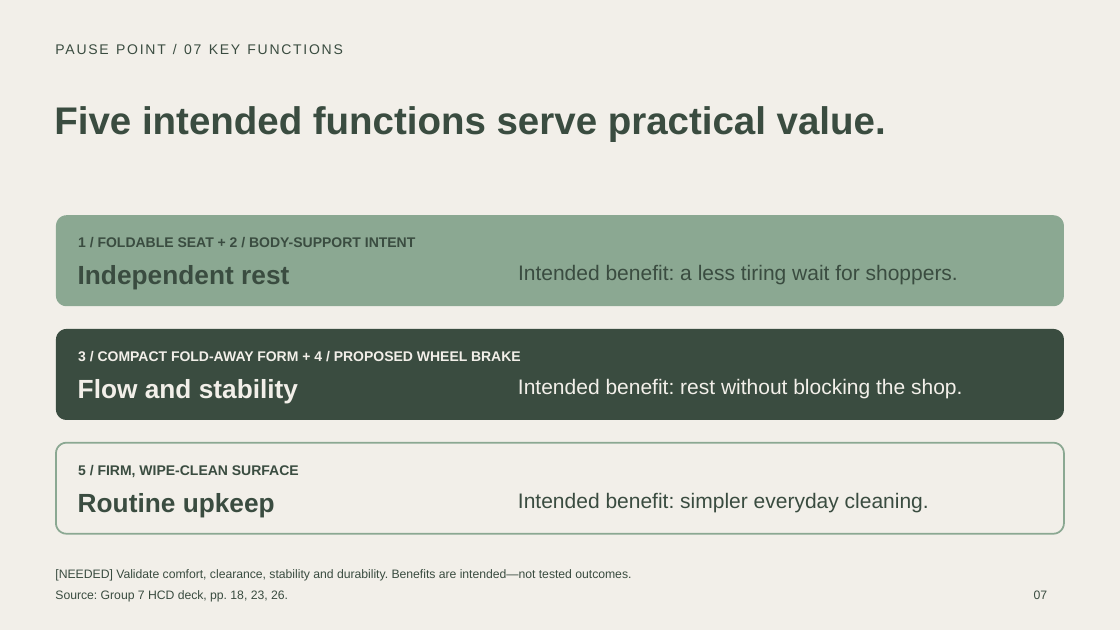
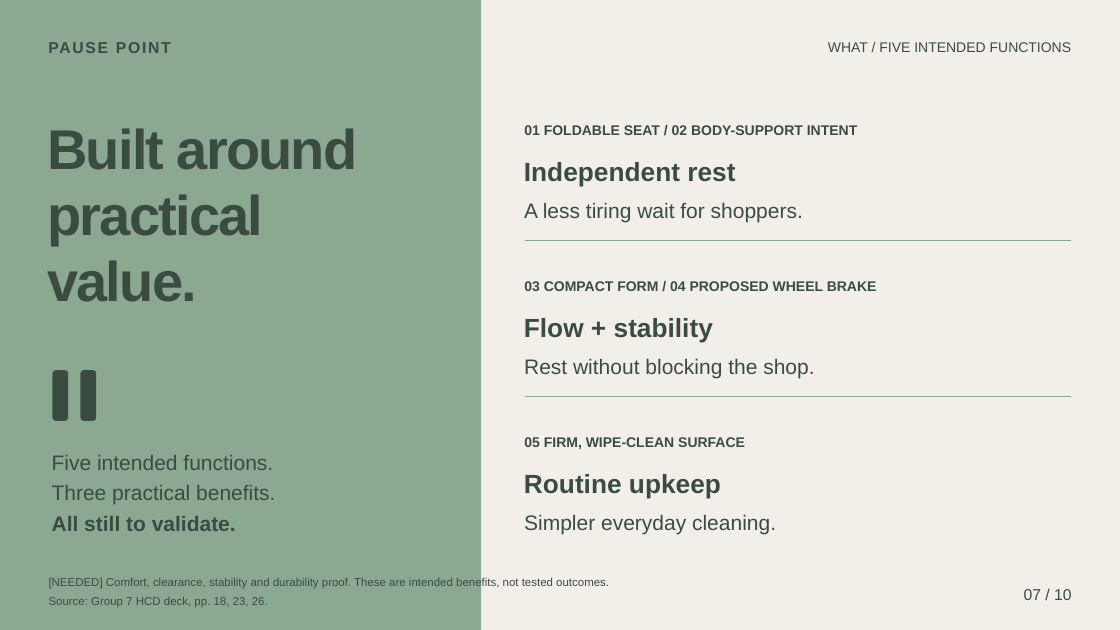
Before and after one commit to hugohe3/ppt-master, a slide deck: slide 7 of deliverables/DMart_Pause_Point_Pilot_Pitch.pptx. Drawn at 1120x630 pixels with LibreOffice and Linux fonts; fonts in the diff are those of the drawing. Boxes give left, top, right and bottom in pixels: in the first picture for what was removed or moved away, otherwise in the second. Text is boxed around its words. In the diff, an @@ line names an element or a change of style, - is before the commit and + after.

```diff
--- a/deliverables/DMart_Pause_Point_Pilot_Pitch.pptx
+++ b/deliverables/DMart_Pause_Point_Pilot_Pitch.pptx
@@ rectangle added at [0,0,481,630], fill #8BA892 @@
@@ text at [49,37,189,61]: text changed; size 12 to 13.5 pt; bold on @@
-PAUSE POINT / 07 KEY FUNCTIONS
+PAUSE POINT
@@ text at [828,42,1072,52]: text changed; size 33 to 12 pt; bold off @@
-Five intended functions serve practical value.
+WHAT / FIVE INTENDED FUNCTIONS
@@ text added at [47,128,358,302], 48 pt, text #3A4C40, bold @@
+Built around
+practical
+value.
@@ text at [524,125,857,135]: text changed @@
-1 / FOLDABLE SEAT + 2 / BODY-SUPPORT INTENT
+01 FOLDABLE SEAT / 02 BODY-SUPPORT INTENT
@@ text "Independent rest": place and size @@
-text "Independent rest" at [78,265,289,290]
+text "Independent rest" at [524,162,735,187]
@@ text at [524,202,803,223]: text changed @@
-Intended benefit: a less tiring wait for shoppers.
+A less tiring wait for shoppers.
@@ rounded rectangle removed at [56,215,1065,306] @@
@@ freeform shape added at [525,240,1071,241], outline #8BA892 0.75 pt @@
@@ text at [524,281,877,291]: text changed; text colour #F2EFE9 to #3A4C40 @@
-3 / COMPACT FOLD-AWAY FORM + 4 / PROPOSED WHEEL BRAKE
+03 COMPACT FORM / 04 PROPOSED WHEEL BRAKE
@@ rounded rectangle removed at [56,329,1065,420] @@
@@ text at [524,318,713,343]: text changed; text colour #F2EFE9 to #3A4C40 @@
-Flow and stability
+Flow + stability
@@ text at [524,358,814,378]: text changed; text colour #F2EFE9 to #3A4C40 @@
-Intended benefit: rest without blocking the shop.
+Rest without blocking the shop.
@@ rounded rectangle added at [52,371,68,421], fill #3A4C40 @@
@@ rounded rectangle added at [81,371,97,421], fill #3A4C40 @@
@@ freeform shape added at [525,397,1071,397], outline #8BA892 0.75 pt @@
@@ rounded rectangle removed at [56,443,1065,534] @@
@@ text at [524,437,745,449]: text changed @@
-5 / FIRM, WIPE-CLEAN SURFACE
+05 FIRM, WIPE-CLEAN SURFACE
@@ text added at [52,455,275,531], 18 pt, text #3A4C40 @@
+Five intended functions.
+Three practical benefits.
+All still to validate.
@@ text "Routine upkeep": place and size @@
-text "Routine upkeep" at [78,493,275,518]
+text "Routine upkeep" at [524,474,721,498]
@@ text at [524,514,776,534]: text changed @@
-Intended benefit: simpler everyday cleaning.
+Simpler everyday cleaning.
@@ text "Source: Group 7 HCD deck, ..." at [49,597,268,607]: size 10.5 to 9.8 pt @@
@@ text at [49,578,609,590]: text changed; size 10.5 to 9.8 pt @@
-[NEEDED] Validate comfort, clearance, stability and durability. Benefits are intended—not tested outcomes.
+[NEEDED] Comfort, clearance, stability and durability proof. These are intended benefits, not tested outcomes.
@@ text at [1024,589,1071,600]: text changed; size 10.5 to 13.5 pt @@
-07
+07 / 10
```
Also in this commit, not shown: 9 other slides changed, 2 other files.
